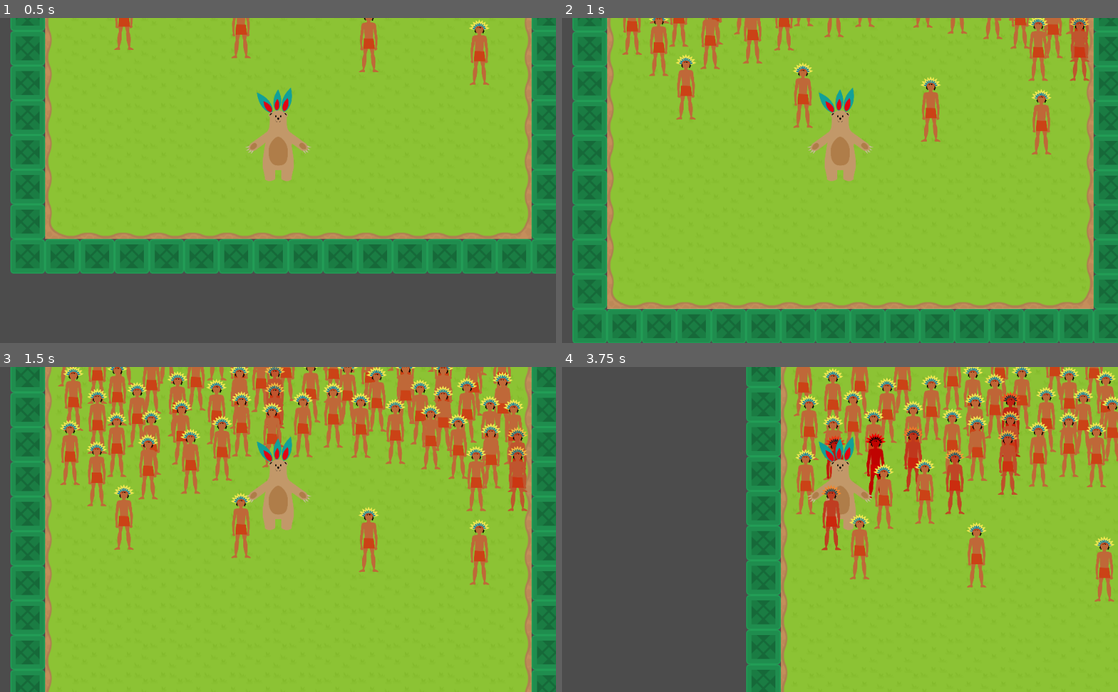
Above: before the commit, frames 1-4 (two rows, left to right).
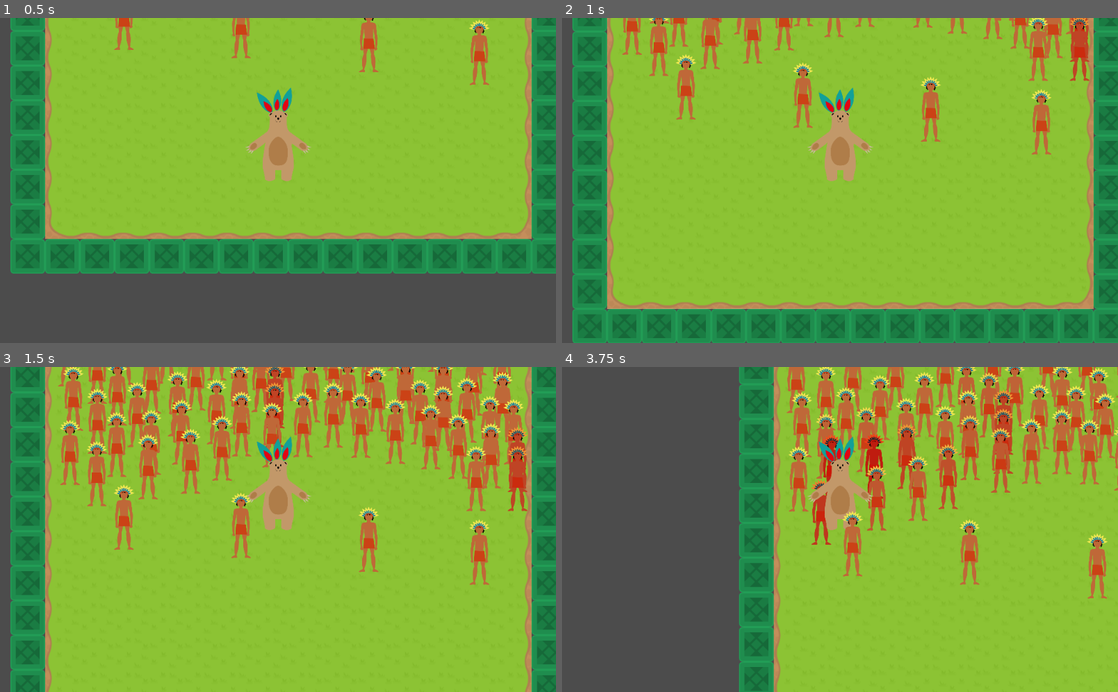
Above: after the commit, the same moments.

Repository: lendroit/welcome_thomas
Game: Godot game, scene res://World.tscn
Same seed, same stepped clock (60 frames per second), same inputs: the game is played once before the commit and once after it.
Inputs:
- Up to frame 1 (0.5 s): no input
- Up to frame 2 (1 s): tap Enter (ui_accept) at 0.5, 0.77 s; hold Up (ui_up) from 0.53 s (still down)
- Up to frame 3 (1.5 s): keep holding Up (ui_up)
- Up to frame 4 (3.75 s): tap Enter (ui_accept) at 1.52, 3.02 s; release Up (ui_up) at 2.03 s; hold Left (ui_left) 2.03-3.53 s; hold Down (ui_down) from 3.53 s (still down)

Frame 1 is identical in both runs. In frame 2, less than 0.1% of the frame differs, in the area x 91-95%, y 0-3%; in frame 3, 0.2%; in frame 4, 21%, in the area x 31-100%, y 0-100%.

Commit message:
feature: they turn red when angry

Diff:
--- a/Mayan/Mayan.gd
+++ b/Mayan/Mayan.gd
@@ -2,10 +2,12 @@
 
 var initial_position := Vector2.ZERO;
 var collision_count = 0
-var angriness = 0.0
+var angriness = 0.0 # how mad they are, from 0.0 to 2.0
 var furthest_distance_ever = 0.0
+var distance_to_initial_position = 0.0
 
-const ACCEPTABLE_DISTANCE = 10 # max distance before mayans get angry
+const ACCEPTABLE_DISTANCE = 0 # max distance before mayans get angry
+const MAX_ANGRINESS_BEFORE_ITS_TOO_LATE = 1.5
 const MAX_DISTANCE = 50
 const FRICTION = 0.3
 const SPEED = 0.5
@@ -14,27 +16,37 @@
 	initial_position = self.position
 
 func _integrate_forces(state):
+	_get_distance_to_initial_position(state)
 	_friction_force(state)
 	_go_back_to_original_position_force(state)
+	_get_angriness(state)
+	_turn_color(state)
+
+func _get_distance_to_initial_position(state):
+	distance_to_initial_position = position.distance_to(initial_position)
+	if distance_to_initial_position > furthest_distance_ever:
+		furthest_distance_ever = distance_to_initial_position
+
+func _get_angriness(state):
+	angriness = max(0.0, min(2.0, 1.0*(furthest_distance_ever - ACCEPTABLE_DISTANCE) / (MAX_DISTANCE - ACCEPTABLE_DISTANCE)))
+	#if distance_to_initial_position < ACCEPTABLE_DISTANCE*2.0:
+	if angriness <1.5:
+		furthest_distance_ever *= 0.99
+
+func _turn_color(state):
+	self.modulate.g = 1.0 - min(1.0, angriness)
+	self.modulate.b = 1.0 - min(1.0, angriness)
+	self.modulate.r = min(1.0, 2.0 - angriness)
+
 
 func _friction_force(state):
 	state.apply_central_impulse(-state.linear_velocity * FRICTION)
 
 func _go_back_to_original_position_force(state):
 	var direction_towards_initial_position = position.direction_to(initial_position)
-	var distance_to_initial_position = position.distance_to(initial_position)
 
-	if distance_to_initial_position > furthest_distance_ever:
-		furthest_distance_ever = distance_to_initial_position
+	if distance_to_initial_position > ACCEPTABLE_DISTANCE/2.0:
+		state.apply_central_impulse(direction_towards_initial_position * distance_to_initial_position * min(1.0, angriness))
 
-	#if distance_to_initial_position < ACCEPTABLE_DISTANCE:
-	#	angriness = 0.0
-	#else:
-		#angriness = max(0.0, min(1.0, (furthest_distance_ever*1.0 - ACCEPTABLE_DISTANCE*1.0) / (MAX_DISTANCE*1.0 - ACCEPTABLE_DISTANCE*1.0)))
-	angriness = max(0.0, min(1.0, 1.0*(furthest_distance_ever - ACCEPTABLE_DISTANCE) / (MAX_DISTANCE - ACCEPTABLE_DISTANCE)))
-	self.modulate.g = 1.0 - angriness
-	self.modulate.b = 1.0 - angriness
-
-
-	if distance_to_initial_position > ACCEPTABLE_DISTANCE:
-		state.apply_central_impulse(direction_towards_initial_position * distance_to_initial_position * SPEED)
+	else:
+		return null
